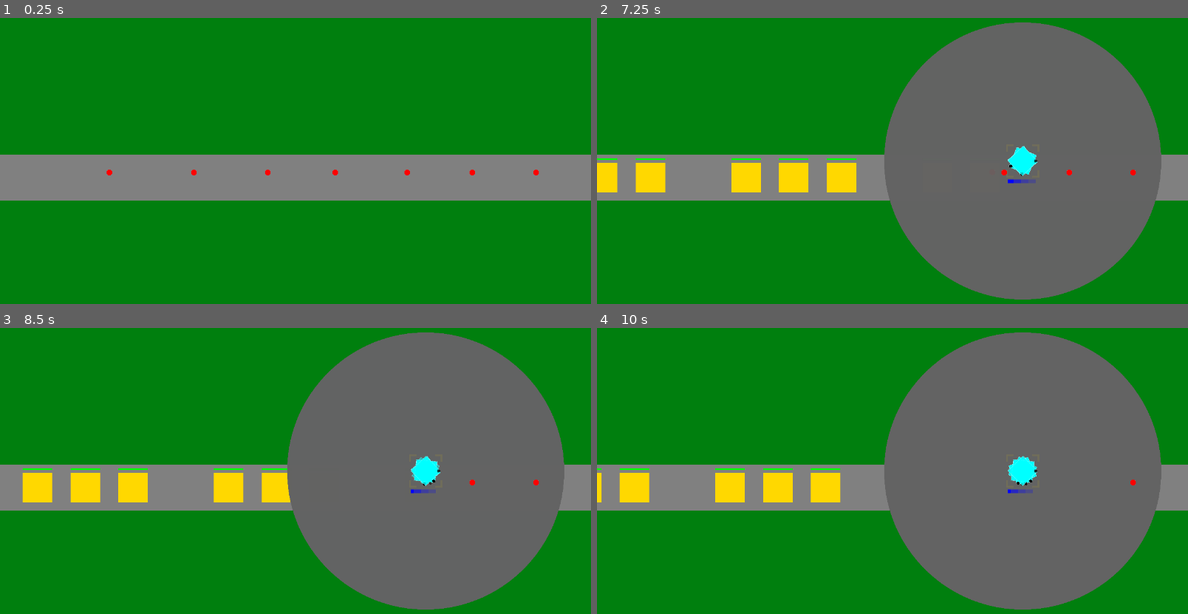
Above: before the commit, frames 1-4 (two rows, left to right).
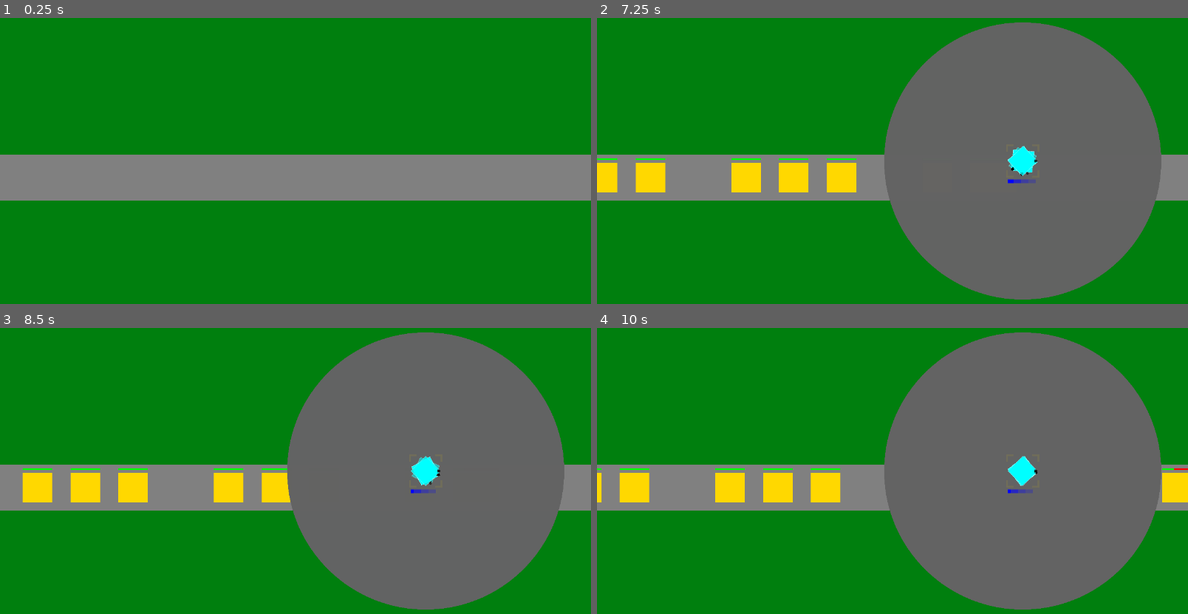
Above: after the commit, the same moments.

Repository: phrasmotica/godot-tower-defence
Game: Godot game, scene res://scenes/game.tscn
Same seed, same stepped clock (60 frames per second), same inputs: the game is played once before the commit and once after it.
Inputs (mouse positions are in pixels of both pictures, inside the frame that each line leads up to):
- Up to frame 1 (0.25 s): no input
- Up to frame 2 (7.25 s): tap Enter (ui_accept) at 0.5, 0.77, 1.52, 3.02, 3.77, 4.52, 6.02, 6.77 s; move the mouse to (1022, 161) at 0.52 s; hold U (tower_upgrade) 0.53-1.28 s; tap 1 (tower_1) every 0.75 s from 0.6 to 6.6 s; click (1022, 161) at 0.67 s; move the mouse to (1022, 161) at 1.27 s; click (1022, 161) at 1.42 s; hold U (tower_upgrade) 2.03-3.53 s; click (1022, 161) at 2.17 s; click (1022, 161) at 2.92 s; click (1022, 161) at 3.67 s; click (1022, 161) at 4.42 s; click (1022, 161) at 5.17 s; hold U (tower_upgrade) from 5.78 s (still down); click (1022, 161) at 5.92 s; click (1022, 161) at 6.67 s
- Up to frame 3 (8.5 s): tap 1 (tower_1) at 7.35, 8.1 s; click (425, 471) at 7.42 s; tap Enter (ui_accept) at 7.52 s; release U (tower_upgrade) at 8.03 s; click (425, 471) at 8.17 s
- Up to frame 4 (10 s): tap 1 (tower_1) at 8.85, 9.6 s; click (1022, 471) at 8.92 s; tap Enter (ui_accept) at 9.02, 9.77 s; hold U (tower_upgrade) from 9.53 s (still down); click (1022, 471) at 9.67 s

The runs differ from the first frame. In frame 1, 0.1% of the frame differs, in the area x 18-92%, y 52-56%; in frame 2, 0.1%; in frame 3, 0.1%; in frame 4, 0.6%, in the area x 69-100%, y 44-61%.

Commit message:
Remove placeholder bullets from game scene

Diff:
--- a/scenes/game.tscn
+++ b/scenes/game.tscn
@@ -4,7 +4,6 @@
 [ext_resource type="Texture2D" uid="uid://b88llhfu10tyh" path="res://assets/sprites/path.jpg" id="1_hvnhp"]
 [ext_resource type="PackedScene" uid="uid://buo64r0x83gru" path="res://scenes/enemy_1.tscn" id="2_s70yg"]
 [ext_resource type="Script" path="res://scripts/path.gd" id="3_c8cdx"]
-[ext_resource type="PackedScene" uid="uid://dkbrkn8ajicyx" path="res://scenes/bullet.tscn" id="3_dmqji"]
 [ext_resource type="PackedScene" uid="uid://bm6ytyxvbceh0" path="res://scenes/gun_tower.tscn" id="5_3wfyb"]
 [ext_resource type="Script" path="res://scripts/tower_manager.gd" id="5_rtba5"]
 
@@ -53,25 +52,4 @@
 
 [node name="Foreground" type="Node2D" parent="."]
 
-[node name="Bullet" parent="Foreground" instance=ExtResource("3_dmqji")]
-position = Vector2(237, 349)
-
-[node name="Bullet2" parent="Foreground" instance=ExtResource("3_dmqji")]
-position = Vector2(420, 349)
-
-[node name="Bullet3" parent="Foreground" instance=ExtResource("3_dmqji")]
-position = Vector2(580, 349)
-
-[node name="Bullet4" parent="Foreground" instance=ExtResource("3_dmqji")]
-position = Vector2(726, 349)
-
-[node name="Bullet5" parent="Foreground" instance=ExtResource("3_dmqji")]
-position = Vector2(882, 349)
-
-[node name="Bullet6" parent="Foreground" instance=ExtResource("3_dmqji")]
-position = Vector2(1023, 349)
-
-[node name="Bullet7" parent="Foreground" instance=ExtResource("3_dmqji")]
-position = Vector2(1161, 349)
-
 [connection signal="enemy_reached_end" from="Enemies/PathWaypoints" to="Managers/LivesManager" method="_on_path_waypoints_enemy_reached_end"]
